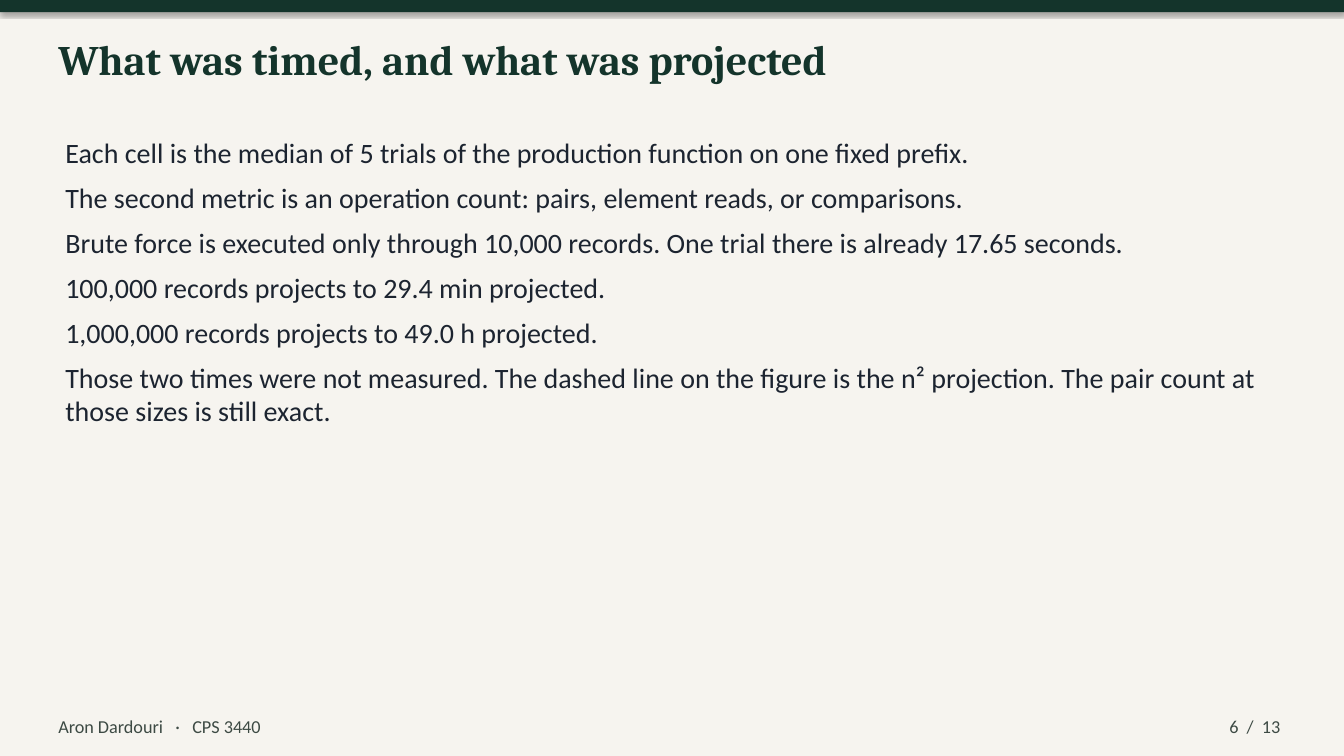
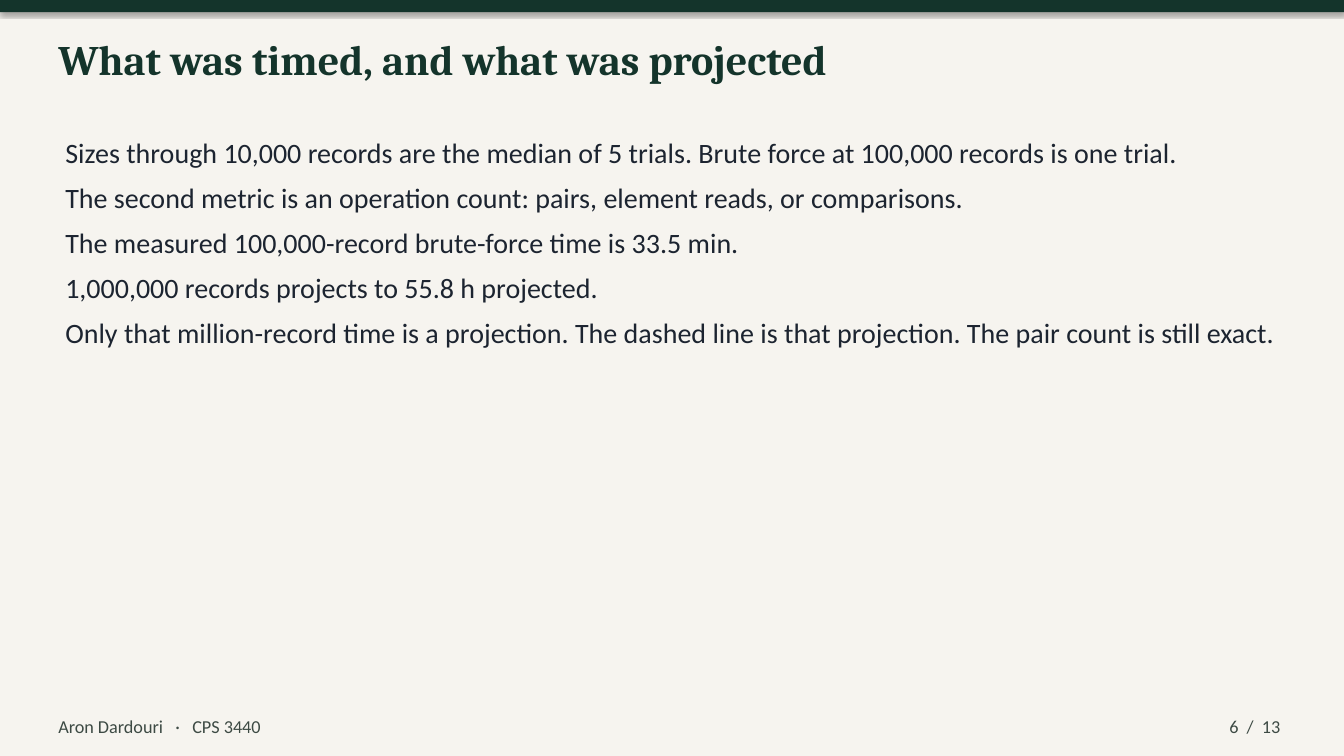
Before and after one commit to aashish000000/CPS3440-Stock-Algorithm-Analyzer, a slide deck: slide 6 of presentation/CPS3440-Stock-Algorithm-Analyzer.pptx. Drawn at 1344x756 pixels with LibreOffice and Linux fonts; fonts in the diff are those of the drawing. Boxes give left, top, right and bottom in pixels: in the first picture for what was removed or moved away, otherwise in the second. Text is boxed around its words. In the diff, an @@ line names an element or a change of style, - is before the commit and + after.

```diff
--- a/presentation/CPS3440-Stock-Algorithm-Analyzer.pptx
+++ b/presentation/CPS3440-Stock-Algorithm-Analyzer.pptx
@@ text at box(65, 143, 1176, 168): text changed @@
-Each cell is the median of 5 trials of the production function on one fixed prefix.
+Sizes through 10,000 records are the median of 5 trials. Brute force at 100,000 records is one trial.
@@ text at box(65, 233, 1274, 348): text changed @@
-Brute force is executed only through 10,000 records. One trial there is already 17.65 seconds.
-100,000 records projects to 29.4 min projected.
-1,000,000 records projects to 49.0 h projected.
-Those two times were not measured. The dashed line on the figure is the n² projection. The pair count at those sizes is still exact.
+The measured 100,000-record brute-force time is 33.5 min.
+1,000,000 records projects to 55.8 h projected.
+Only that million-record time is a projection. The dashed line is that projection. The pair count is still exact.
```
Also in this commit, not shown: 9 other slides changed, 31 other files.
